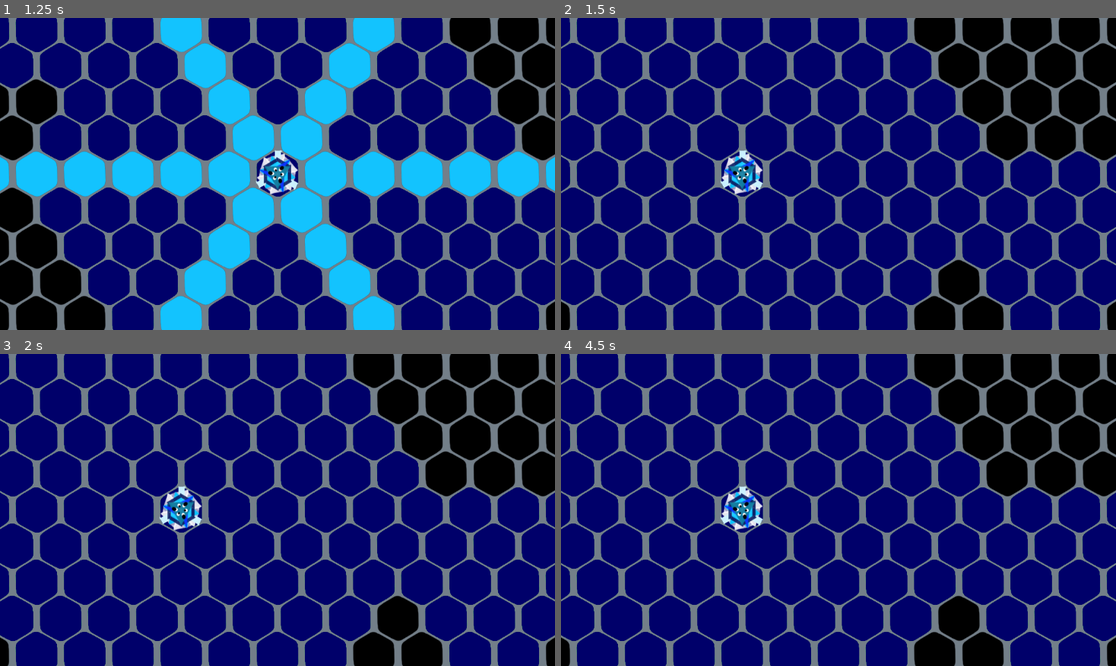
Above: before the commit, frames 1-4 (two rows, left to right).
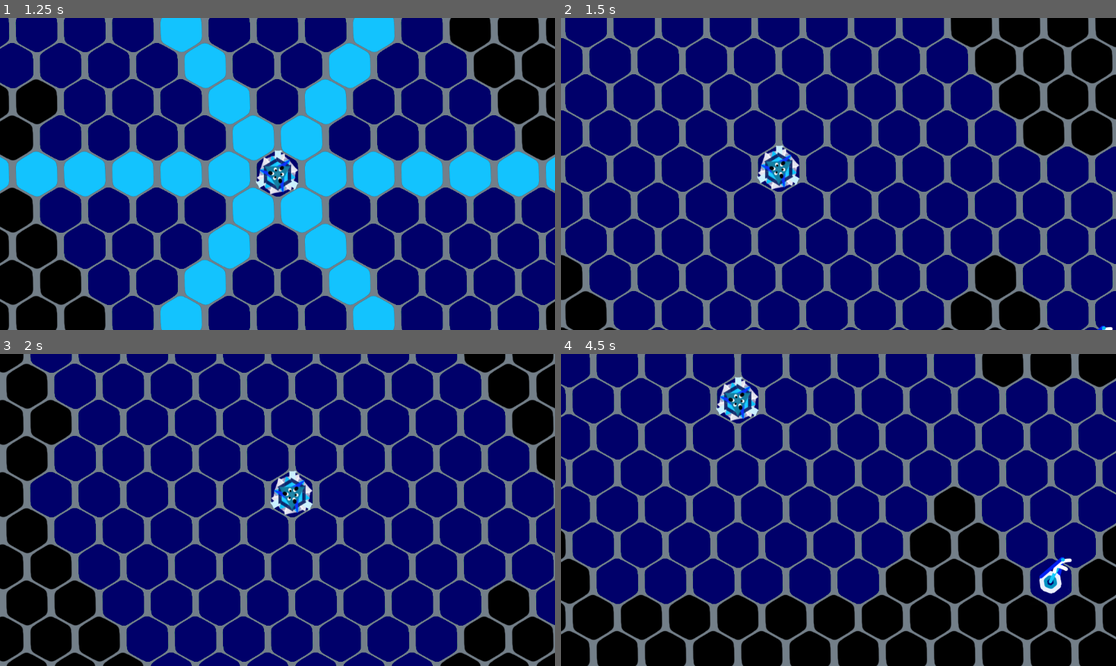
Above: after the commit, the same moments.

Repository: petesamerson/V-s-on
Game: Godot game, scene res://base_scene.tscn
The game is run twice, just before and just after one commit, with the same random seed, the same clock (stepped at 60 frames per second) and the same inputs.
Inputs (mouse positions are in pixels of both pictures, inside the frame that each line leads up to):
- Up to frame 1 (1.25 s): tap Enter at 0.5 s; drag from (277, 174) to (333, 105) at 0.52 s
- Up to frame 2 (1.5 s): tap Space at 1.25 s; drag from (727, 189) to (838, 174) at 1.27 s
- Up to frame 3 (2 s): no input
- Up to frame 4 (4.5 s): tap Enter at 2, 3.5 s; move the mouse to (894, 441) at 2.02 s; click (894, 441) at 2.17 s; tap Space at 2.75, 4.25 s; drag from (810, 572) to (672, 463) at 2.77 s; move the mouse to (1005, 556) at 3.52 s; click (1005, 556) at 3.67 s; drag from (672, 463) to (744, 510) at 4.27 s

Frame 1 is identical in both runs. In frame 2, 39% of the frame differs, in the area x 0-100%, y 0-100%; in frame 3, 51%; in frame 4, 59%.

Commit message:
temp update + pinch test + version

Diff:
--- a/game_camera.gd
+++ b/game_camera.gd
@@ -26,6 +26,13 @@
 const MIN_ZOOM := 0.5
 const MAX_ZOOM := 3.0
 
+#--------TEST Values Touch Pinch
+# PC pinch testing
+var test_pinch := false
+var test_finger_offset := Vector2(200, 0)
+var test_previous_distance := 0.0
+#---------
+
 func _unhandled_input(event):
 	# Mouse Controls
 	if event is InputEventMouseButton:
@@ -34,18 +41,52 @@
 		elif event.button_index == MOUSE_BUTTON_WHEEL_DOWN:
 			_zoom_to_mouse(0.9)
 		elif event.button_index == MOUSE_BUTTON_RIGHT:
+			#-----More Test Touch Pinch
 			if event.pressed:
-				print("At dragging")
-				dragging = true
-				drag_start_mouse = get_global_mouse_position()  # current tile cell
-				drag_start_position = position
+				test_pinch = true
+				test_previous_distance = 0.0
 			else:
-				dragging = false
+				test_pinch = false
+			#-----More Test Touch Pinch
+
+		# 	if event.pressed:
+		# 		print("At dragging")
+		# 		dragging = true
+		# 		drag_start_mouse = get_global_mouse_position()  # current tile cell
+		# 		drag_start_position = position
+		# 	else:
+		# 		dragging = false
+
 	elif event is InputEventMouseMotion and dragging:
 		var current_mouse = get_global_mouse_position()
 		print(["move", current_mouse, drag_start_mouse, drag_start_position])
 		var drag_target = drag_start_position - (current_mouse - drag_start_mouse)
 		position = position.lerp(drag_target, 0.5)
+
+	#-----More Test Touch Pinch
+	elif event is InputEventMouseMotion:
+		if test_pinch:
+			var finger1 = event.position
+			var finger2 = event.position + Vector2(
+				200.0 + event.position.y,
+				0
+			)
+
+			var current_distance = finger1.distance_to(finger2)
+
+			if test_previous_distance > 0:
+				var difference = current_distance - test_previous_distance
+				var factor = 1.0 + difference * 0.005
+
+				print("Fake pinch: ", current_distance, " factor: ", factor)
+
+				_zoom_to_point(
+					factor,
+					(finger1 + finger2) / 2.0
+				)
+
+			test_previous_distance = current_distance
+	#-----------------
 
 	# Single Touch
 	elif event is InputEventScreenTouch:
@@ -60,8 +101,10 @@
 	# Touch Drag/Pinch
 	elif event is InputEventScreenDrag:
 		touches[event.index] = event.position
+
 		# Two fingers = pinch zoom
 		if touches.size() == 2:
+			print("Pinch zoom")
 			var positions = touches.values()
 			var current_distance = positions[0].distance_to(
 				positions[1]
--- a/project.godot
+++ b/project.godot
@@ -15,6 +15,10 @@
 config/features=PackedStringArray("4.5", "Forward Plus")
 config/icon="res://icon.svg"
 
+[input_devices]
+
+pointing/emulate_touch_from_mouse=true
+
 [rendering]
 
 environment/defaults/default_clear_color=Color(0.45150018, 0.49655288, 0.53697926, 1)
